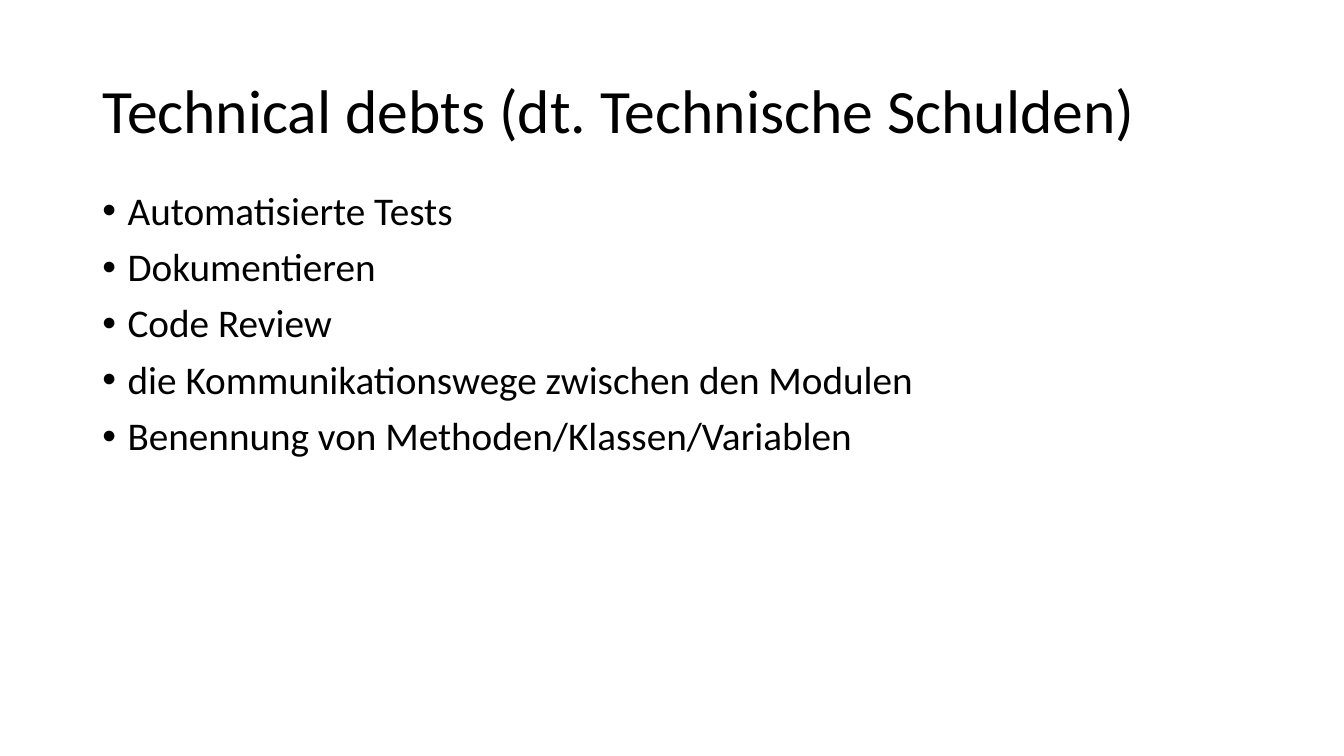
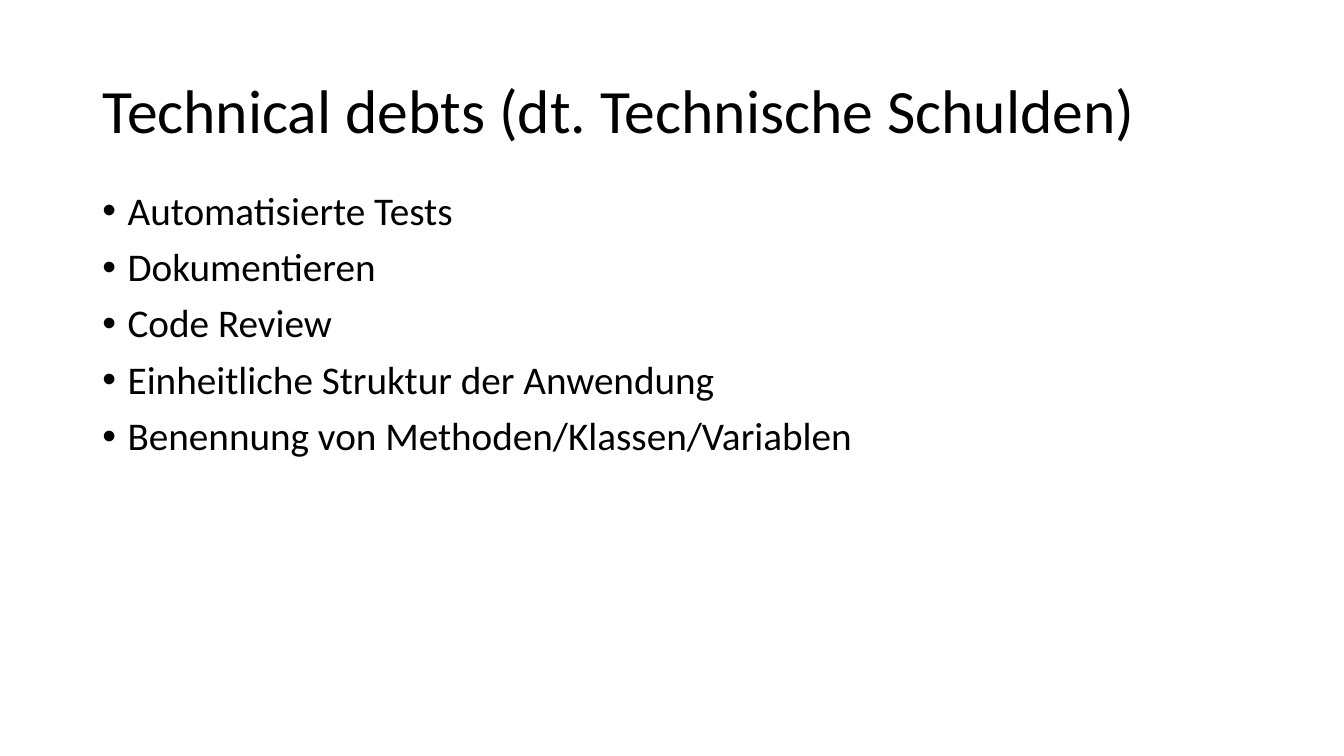
Before and after one commit to IvanAgibalov97/Praxisbericht, a slide deck: slide 7 of präsentation.pptx (slide 6 before the commit). Drawn at 1344x756 pixels with LibreOffice and Linux fonts; fonts in the diff are those of the drawing. Boxes give left, top, right and bottom in pixels: in the first picture for what was removed or moved away, otherwise in the second. Text is boxed around its words. In the diff, an @@ line names an element or a change of style, - is before the commit and + after.

```diff
--- a/präsentation.pptx
+++ b/präsentation.pptx
@@ text at (128, 366, 714, 401): text changed @@
-• die Kommunikationswege zwischen den Modulen
+• Einheitliche Struktur der Anwendung
```
Also in this commit, not shown: 4 other slides changed, 10 slides added, 2 slides removed, 16 other files.
